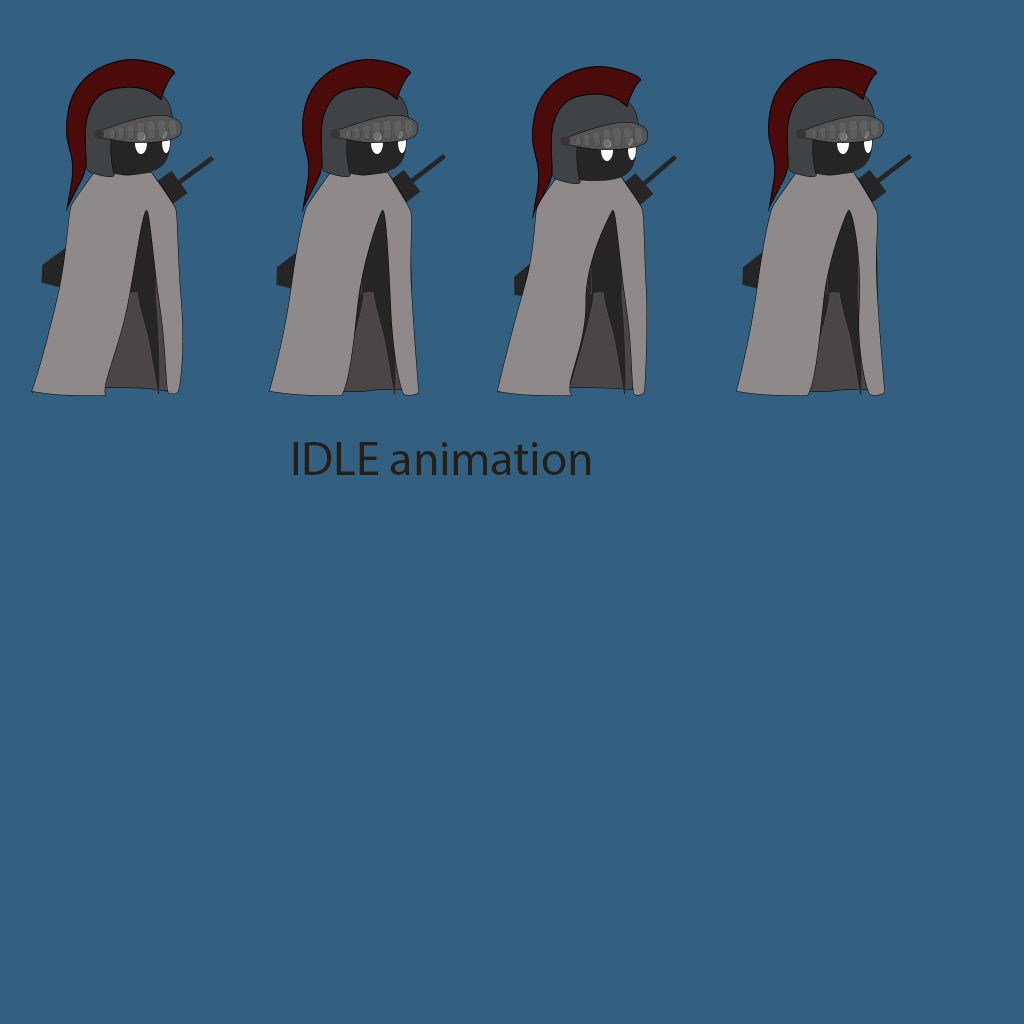
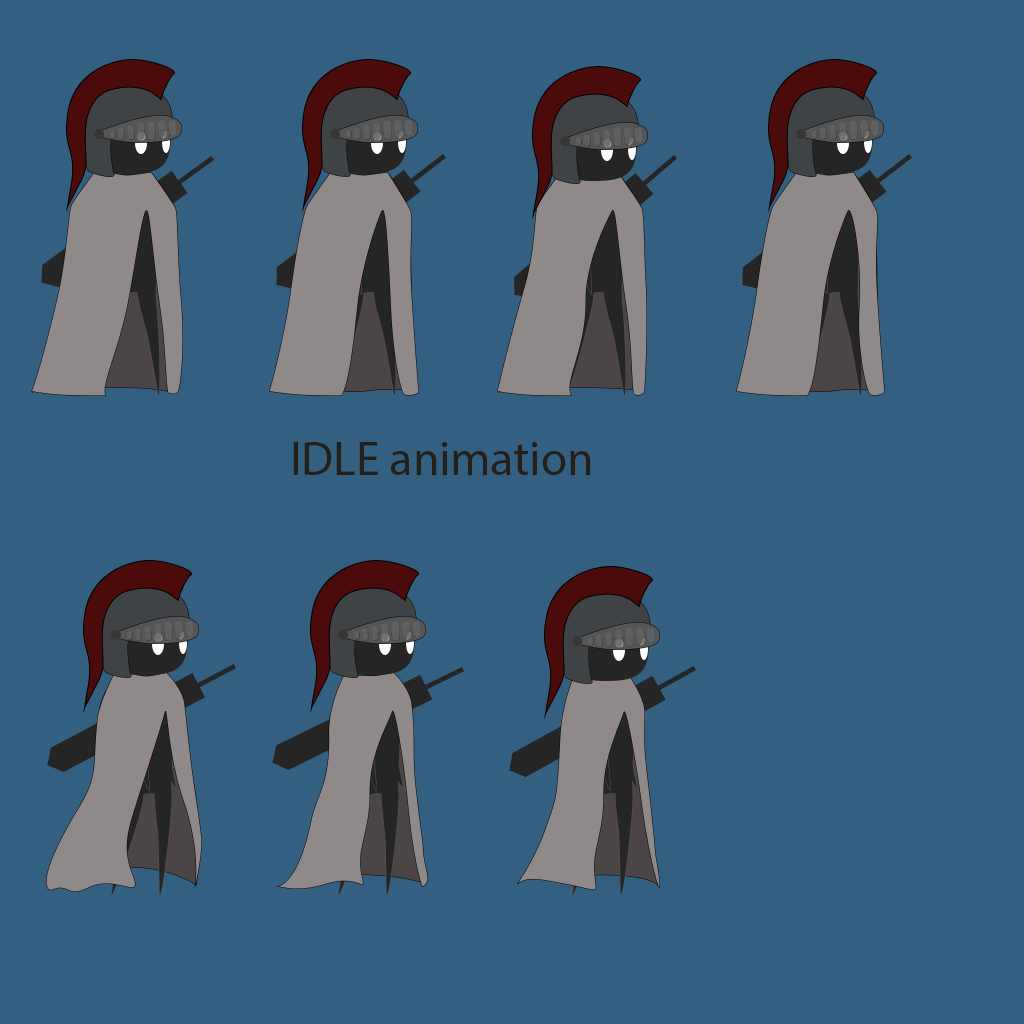
The second 1024px x 1024px image is a revision of the first. Changes to its layers:
added group "idle v2 3" with 18 layers above "idle v2 2" over (509, 566, 696, 896)
added group "head" (1st of 14, in "idle v2 3") with 8 layers in group "idle v2 3" over (544, 566, 660, 719)
added group "body" (1st of 7, in "idle v2 3") with 7 layers in group "idle v2 3" over (517, 670, 660, 896)
added layer "capeFront" (1st of 7, in "idle v2 3" › "body") in group "body" over (517, 670, 660, 890)
added layer "capeBottom" (1st of 7, in "idle v2 3" › "body") in group "body" over (519, 670, 658, 886)
added layer "sword" (1st of 7, in "idle v2 3") in group "idle v2 3" over (509, 666, 696, 777)
added group "idle v2 2" with 18 layers above "idle v2 1" over (272, 560, 464, 896)
added group "head" (3rd of 14, in "idle v2 2") with 8 layers in group "idle v2 2" over (310, 560, 426, 713)
added group "body" (2nd of 7, in "idle v2 2") with 7 layers in group "idle v2 2" over (274, 670, 428, 896)
added layer "capeFront" (2nd of 7, in "idle v2 2" › "body") in group "body" over (274, 672, 428, 889)
added layer "capeBottom" (2nd of 7, in "idle v2 2" › "body") in group "body" over (290, 670, 422, 886)
added layer "sword" (2nd of 7, in "idle v2 2") in group "idle v2 2" over (272, 667, 464, 770)
added group "idle v2 1" with 18 layers above "IDLE animation" over (46, 560, 236, 896)
added group "head" (5th of 14, in "idle v2 1") with 8 layers in group "idle v2 1" over (83, 560, 199, 713)
added group "body" (3rd of 7, in "idle v2 1") with 7 layers in group "idle v2 1" over (46, 670, 202, 896)
added layer "capeFront" (3rd of 7, in "idle v2 1" › "body") in group "body" over (46, 670, 202, 892)
added layer "capeBottom" (3rd of 7, in "idle v2 1" › "body") in group "body" over (54, 670, 199, 885)
added layer "sword" (3rd of 7, in "idle v2 1") in group "idle v2 1" over (47, 664, 236, 772)
…and 39 more changes (39 added)
